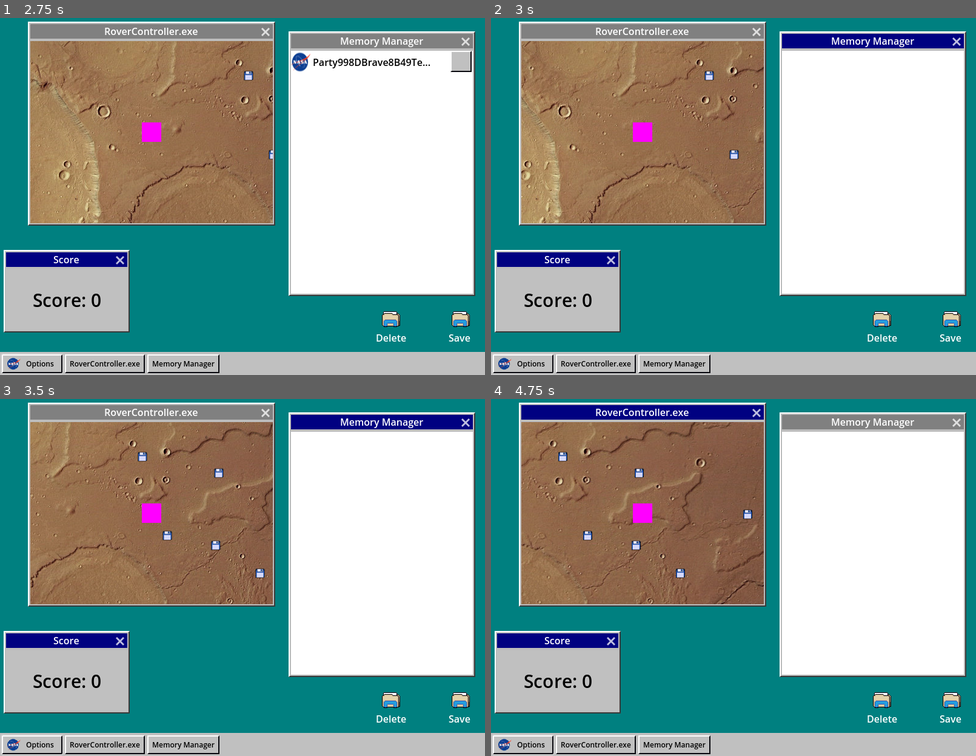
Above: before the commit, frames 1-4 (two rows, left to right).
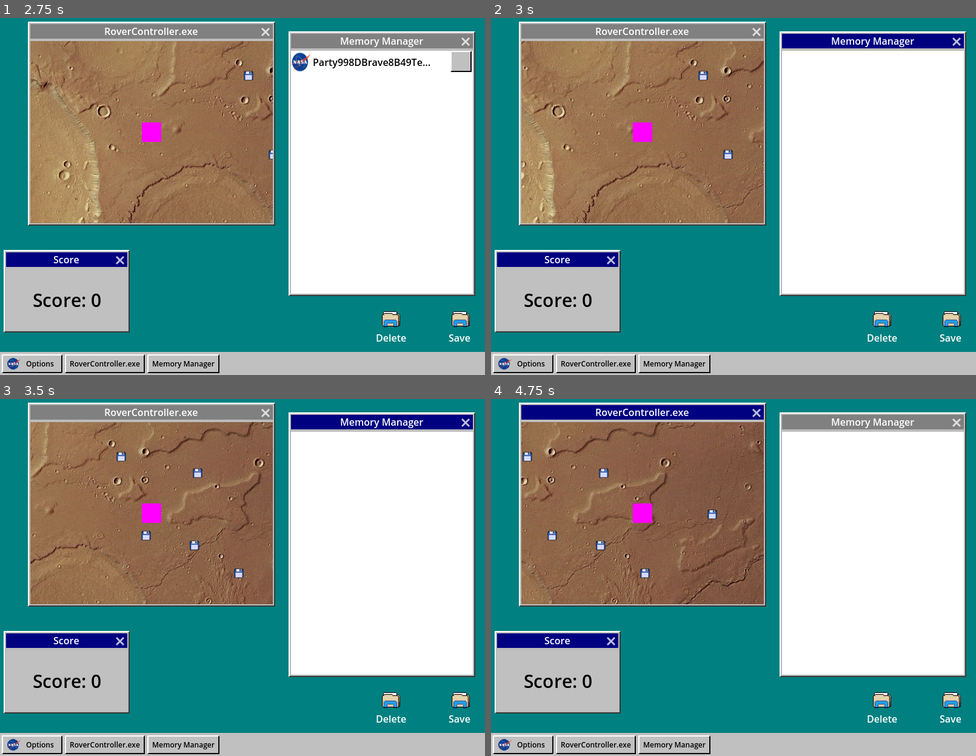
Above: after the commit, the same moments.

Repository: jerrutledge/Mars-Roverflow
Game: Godot game, scene res://scenes/Desktop.tscn
The game is run twice, just before and just after one commit, with the same random seed, the same clock (stepped at 60 frames per second) and the same inputs.
Inputs (mouse positions are in pixels of both pictures, inside the frame that each line leads up to):
- Up to frame 1 (2.75 s): click "RoverController.exe" at 0.5 s; click "Memory Manager" at 1.25 s; click "Options" at 2 s
- Up to frame 2 (3 s): move the mouse to (840, 175) at 2.77 s; hold D (rover_right) from 2.78 s (still down); hold Backspace (delete) from 2.78 s (still down); click (840, 175) at 2.92 s
- Up to frame 3 (3.5 s): keep holding D (rover_right); keep holding Backspace (delete)
- Up to frame 4 (4.75 s): release D (rover_right) at 3.5 s; release Backspace (delete) at 3.5 s; drag from (636, 591) to (631, 456) at 3.52 s; move the mouse to (782, 495) at 4.27 s; hold D (rover_right) from 4.28 s (still down); hold Backspace (delete) from 4.28 s (still down)

Frame 1 is identical in both runs. In frame 2, 3.1% of the frame differs, in the area x 6-57%, y 6-58%; in frame 3, 3.6%; in frame 4, 3.6%.

Commit message:
Increase player speed

Diff:
--- a/src/rover.gd
+++ b/src/rover.gd
@@ -1,6 +1,6 @@
 extends CharacterBody2D
 
-@export var speed = 250
+@export var speed = 300
 @export var level_size : Vector2 = Vector2(1000,1000)
 @onready var camera_2d : Camera2D = $Camera2D
 
